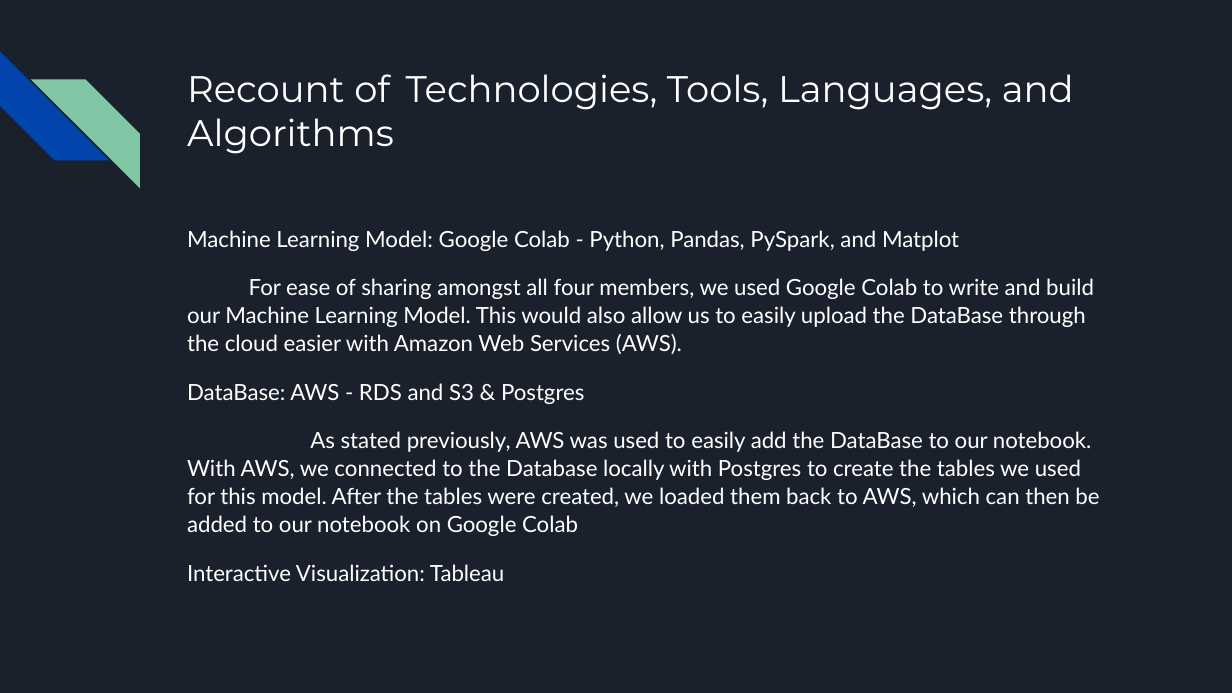
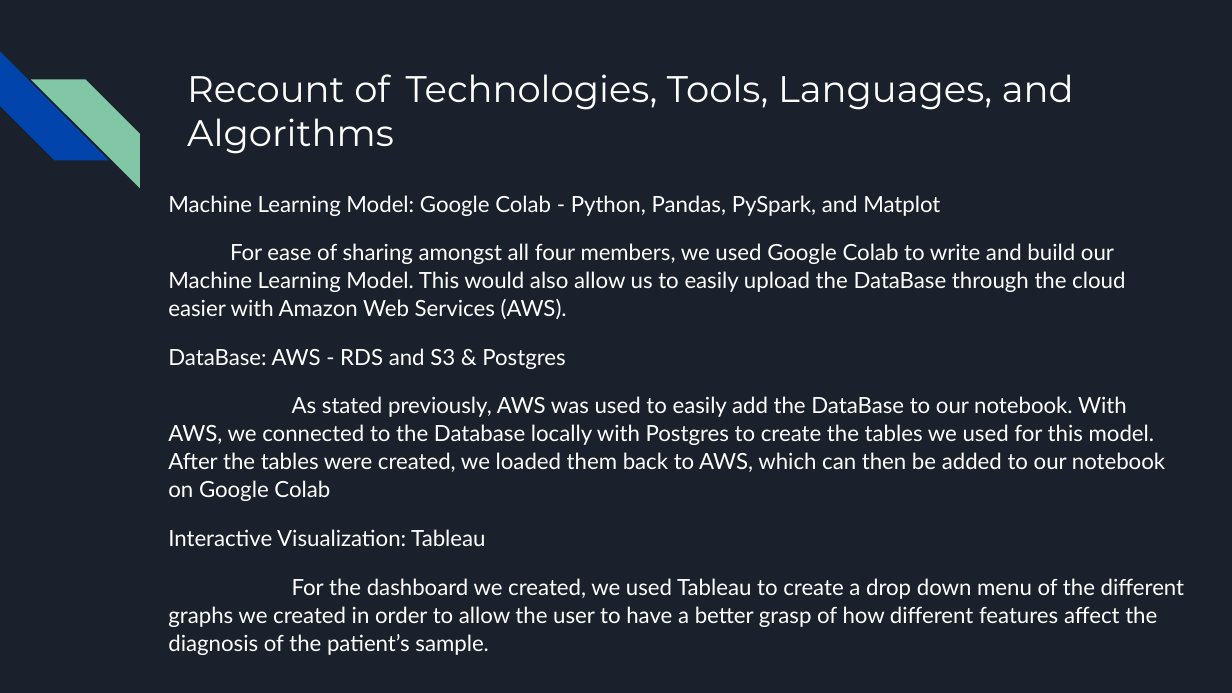
Before and after one commit to brojas12/Group_Project_4, a slide deck: slide 10 of Predicting the Presence of Cancer in Breast Cancer Cells.pptx. Drawn at 1232x693 pixels with LibreOffice and Linux fonts; fonts in the diff are those of the drawing. Boxes give left, top, right and bottom in pixels: in the first picture for what was removed or moved away, otherwise in the second. Text is boxed around its words. In the diff, an @@ line names an element or a change of style, - is before the commit and + after.

Commit message:
finished the last slide on what we used during our project

```diff
--- a/Predicting the Presence of Cancer in Breast Cancer Cells.pptx
+++ b/Predicting the Presence of Cancer in Breast Cancer Cells.pptx
@@ text "Machine Learning Model: Google Colab ...": place and size @@
-text "Machine Learning Model: Google Colab ..." at bbox=[187, 230, 1099, 581]
+text "Machine Learning Model: Google Colab ..." at bbox=[168, 195, 1184, 655]
@@ text at bbox=[168, 529, 485, 546]: less space between paragraphs @@
@@ text at bbox=[168, 578, 1184, 655]: paragraph added @@
+For the dashboard we created, we used Tableau to create a drop down menu of the different graphs we created in order to allow the user to have a better grasp of how different features affect the diagnosis of the patient’s sample.
```
